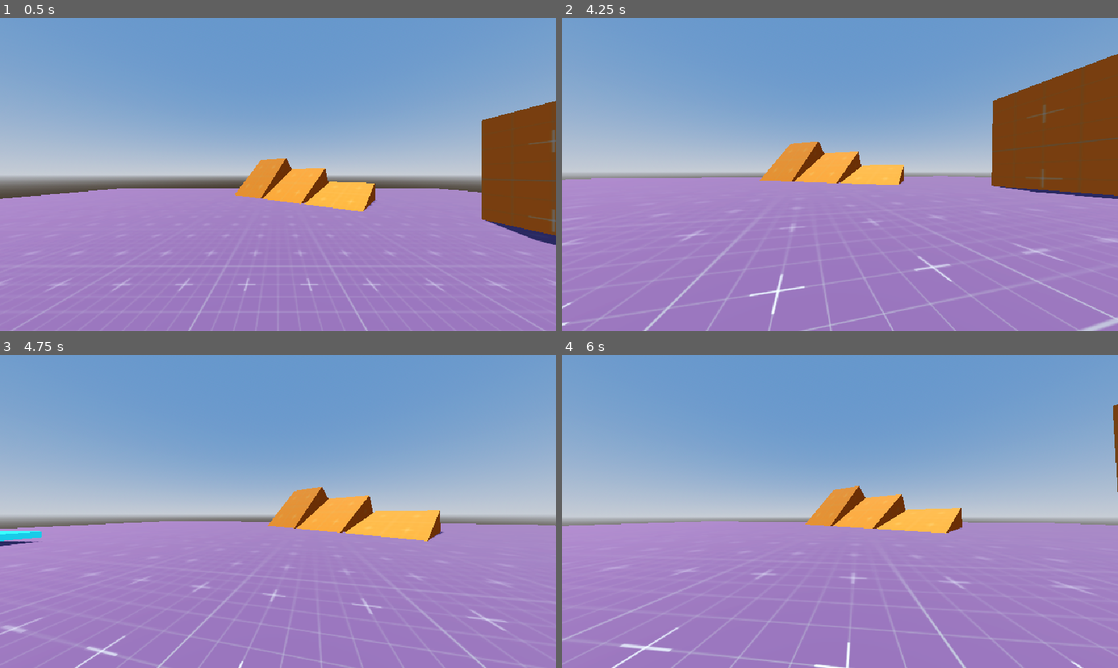
Above: before the commit, frames 1-4 (two rows, left to right).
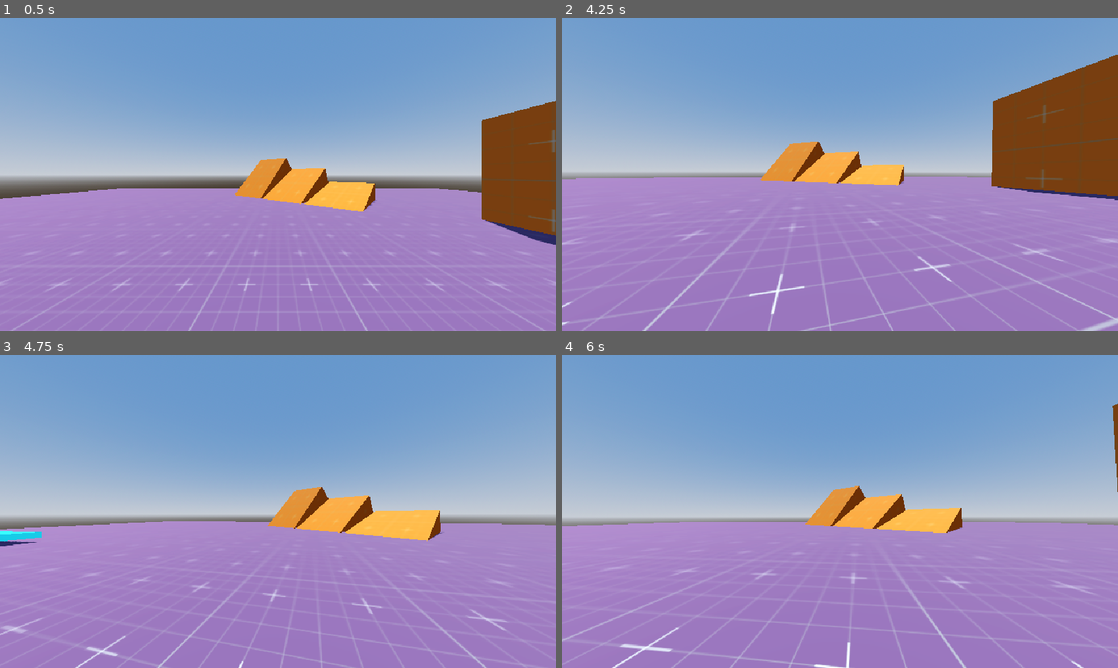
Above: after the commit, the same moments.

Repository: Daedalus99/spellemental_godot
Game: Godot game, scene res://Scenes/GameScene.tscn
The game is run twice, just before and just after one commit, with the same random seed, the same clock (stepped at 60 frames per second) and the same inputs.
Inputs (mouse positions are in pixels of both pictures, inside the frame that each line leads up to):
- Up to frame 1 (0.5 s): no input
- Up to frame 2 (4.25 s): tap Enter at 0.5 s; move the mouse to (867, 174) at 0.52 s; hold Ctrl (crouch_slide) 0.53-1.28 s; tap Space (jump) at 0.77, 1.52, 3.02, 3.77 s; move the mouse to (812, 174) at 1.27 s; tap Shift (sprint) at 1.35 s; move the mouse to (851, 168) at 2.02 s; tap S (walk_b) at 2.1 s; move the mouse to (834, 180) at 2.77 s; tap W (walk_f) at 2.85 s; move the mouse to (878, 177) at 3.52 s; tap A (walk_l) at 3.6 s
- Up to frame 3 (4.75 s): move the mouse to (233, 508) at 4.27 s; tap D (walk_r) at 4.35 s; tap Space (jump) at 4.52 s
- Up to frame 4 (6 s): move the mouse to (845, 511) at 5.02 s; hold Ctrl (crouch_slide) 5.03-5.78 s; move the mouse to (817, 505) at 5.77 s; tap Shift (sprint) at 5.85 s

Frame 1 is identical in both runs. In frame 2, 0.3% of the frame differs, in the area x 0-100%, y 11-100%; in frame 3, 0.2%; in frame 4, 0.1%.

Commit message:
added strafe leaning

Diff:
--- a/Scripts/PlayerMovement.gd
+++ b/Scripts/PlayerMovement.gd
@@ -38,6 +38,12 @@
 @onready var cam_anchor = $CameraAnchor
 var cam_anchor_initial_pos: Vector3
 @onready var player_audio: PlayerAudio = $AudioManager
+
+#Strafe leaning
+const STRAFE_LEAN_MAX_DEG : float = 2
+const STRAFE_LEAN_REACTIVITY : float = 10
+const STRAFE_LEAN_SMOOTH: float = 10
+var strafe_lean_deg: float = 0
 
 func _ready() -> void:
 	cam_anchor_initial_pos = cam_anchor.position
@@ -81,6 +87,7 @@
 
 	if not sliding and is_on_floor():
 		_headbob(delta)
+	_strafe_lean(delta)
 	move_and_slide()
 
 func _headbob(delta: float) -> void:
@@ -103,6 +110,45 @@
 	# detect wrap-around -> footstep
 	if new_phase < prev_phase:
 		player_audio.step()
+
+func _strafe_lean(delta: float) -> void:
+	# Disable leaning in states where it shouldn't happen, if you want
+	if _airborn() or sliding:
+		# ease back to 0 lean
+		var target_lean := 0.0
+		strafe_lean_deg = lerpf(strafe_lean_deg, target_lean, delta * STRAFE_LEAN_SMOOTH)
+		cam_anchor.rotation_degrees.z = strafe_lean_deg
+		return
+	# 1. Horizontal velocity (ignore y)
+	var horizontal_vel: Vector3 = velocity
+	horizontal_vel.y = 0.0
+
+	if horizontal_vel.length() < 0.1:
+		# No movement → ease lean back to 0
+		var target_lean := 0.0
+		strafe_lean_deg = lerpf(strafe_lean_deg, target_lean, delta * STRAFE_LEAN_SMOOTH)
+		cam_anchor.rotation_degrees.z = strafe_lean_deg
+		return
+
+	# 2. Player's local right direction (positive X)
+	var right_dir: Vector3 = -global_transform.basis.x.normalized()
+
+	# 3. Signed strafe speed: >0 = moving right, <0 = moving left
+	var strafe_speed: float = horizontal_vel.dot(right_dir)
+
+	# 4. Normalize into [-1, 1] range using a "reactivity" speed
+	var target_factor: float = clamp(strafe_speed / STRAFE_LEAN_REACTIVITY, -1.0, 1.0)
+
+	# 5. Target lean in degrees (you can invert sign if you want lean opposite direction)
+	var target_lean: float = STRAFE_LEAN_MAX_DEG * target_factor
+	# If you want to lean opposite to direction of motion:
+	# var target_lean: float = -STRAFE_LEAN_MAX_DEG * target_factor
+
+	# 6. Smooth interpolation
+	strafe_lean_deg = lerp(strafe_lean_deg, target_lean, delta * STRAFE_LEAN_SMOOTH)
+
+	# 7. Apply to cam anchor. Use rotation_degrees for degrees.
+	cam_anchor.rotation_degrees.z = strafe_lean_deg
 
 func _do_jump():
 	if not prev_grounded and is_on_floor():
